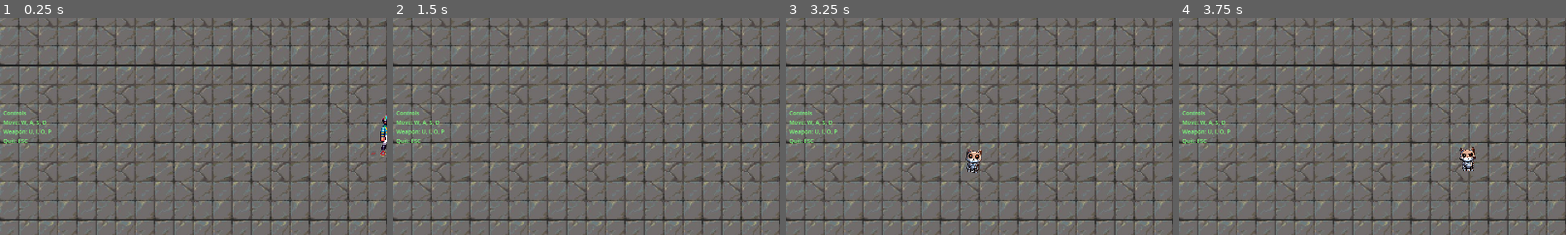
Above: before the commit, frames 1-4 (left to right).
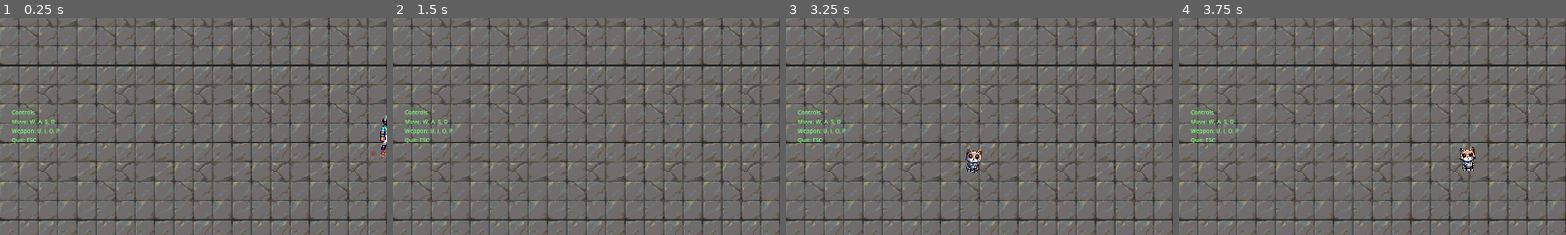
Above: after the commit, the same moments.

Repository: elVariable/gamejam
Game: Godot game, scene res://scenes/levels/main.tscn
Same seed, same stepped clock (60 frames per second), same inputs: the game is played once before the commit and once after it. The engine's default icon, where the game draws it, is replaced by a stand-in: a white triangle on a blue panel in a dark square. Sound files missing from this copy of the repository are replaced by a short silence.
Inputs:
- Up to frame 1 (0.25 s): no input
- Up to frame 2 (1.5 s): tap Enter at 0.5 s; hold D (Right) 0.53-1.28 s; tap U (Fire0) at 0.6 s; hold S (Down) from 1.28 s (still down); tap I (Fire1) at 1.35 s
- Up to frame 3 (3.25 s): release S (Down) at 2.03 s; hold D (Right) 2.03-2.78 s; tap O (Fire2) at 2.1 s; hold W (Up) from 2.78 s (still down); tap P (Fire3) at 2.85 s
- Up to frame 4 (3.75 s): release W (Up) at 3.53 s; hold A (Left) from 3.53 s (still down); tap U (Fire0) at 3.6 s
The pictures show only the part of the screen within x 0-50%, y 24-74%; the shares and areas given below are measured in that part.

The runs differ from the first frame. In frame 1, 0.6% of the frame differs, in the area x 0-16%, y 42-59%; in frame 2, 0.6%; in frame 3, 0.6%; in frame 4, 0.6%.

Commit message:
sound improvements

Diff:
--- a/scenes/levels/main.tscn
+++ b/scenes/levels/main.tscn
@@ -848,6 +848,7 @@
 [node name="AudioStreamPlayer" type="AudioStreamPlayer" parent="."]
 process_mode = 3
 stream = ExtResource("6_i3jwl")
+volume_db = -7.495
 autoplay = true
 
 [connection signal="timeout" from="ChickpeaTimer" to="ChickpeaTimer" method="_on_timeout"]
--- a/scenes/prefabs/bullets/ha_bullet.tscn
+++ b/scenes/prefabs/bullets/ha_bullet.tscn
@@ -72,3 +72,6 @@
 libraries = {
 "": SubResource("AnimationLibrary_ggwa3")
 }
+
+[node name="DefaultAudio" parent="." index="3"]
+volume_db = 24.0
--- a/scenes/prefabs/bullets/he_bullet.tscn
+++ b/scenes/prefabs/bullets/he_bullet.tscn
@@ -6,3 +6,6 @@
 [node name="Bullet" instance=ExtResource("1_hhc5h")]
 scale = Vector2(3.05286, 3.05286)
 script = ExtResource("2_ng0sj")
+
+[node name="DefaultAudio" parent="." index="3"]
+volume_db = 24.0
--- a/scenes/prefabs/bullets/hi_bullet.tscn
+++ b/scenes/prefabs/bullets/hi_bullet.tscn
@@ -79,3 +79,6 @@
 libraries = {
 "": SubResource("AnimationLibrary_63j3g")
 }
+
+[node name="DefaultAudio" parent="." index="3"]
+volume_db = 24.0
--- a/scenes/prefabs/bullets/ho_bullet.tscn
+++ b/scenes/prefabs/bullets/ho_bullet.tscn
@@ -78,3 +78,6 @@
 libraries = {
 "": SubResource("AnimationLibrary_58gpt")
 }
+
+[node name="DefaultAudio" parent="." index="3"]
+volume_db = 24.0
--- a/scenes/ui.tscn
+++ b/scenes/ui.tscn
@@ -107,10 +107,10 @@
 anchors_preset = 4
 anchor_top = 0.5
 anchor_bottom = 0.5
-offset_left = 8.0
-offset_top = -52.0
-offset_right = 144.0
-offset_bottom = 52.0
+offset_left = 29.0
+offset_top = -54.0
+offset_right = 165.0
+offset_bottom = 50.0
 grow_vertical = 2
 text = "Controls
 Move: W, A, S, D
--- a/scripts/bullets/ha_bullet.gd
+++ b/scripts/bullets/ha_bullet.gd
@@ -9,5 +9,5 @@
 ]
 
 func _init():
-    $DefaultAudio.stream = load(sounds[randi() % sounds.size()])
+    $DefaultAudio.stream = load(sounds[int(Time.get_ticks_msec() / 10000) % sounds.size()])
     pass
--- a/scripts/bullets/he_bullet.gd
+++ b/scripts/bullets/he_bullet.gd
@@ -8,5 +8,5 @@
 ]
 
 func _init():
-    $DefaultAudio.stream = load(sounds[randi() % sounds.size()])
+    $DefaultAudio.stream = load(sounds[int(Time.get_ticks_msec() / 10000) % sounds.size()])
     pass
--- a/scripts/bullets/hi_bullet.gd
+++ b/scripts/bullets/hi_bullet.gd
@@ -9,5 +9,5 @@
 ]
 
 func _init():
-    $DefaultAudio.stream = load(sounds[randi() % sounds.size()])
+    $DefaultAudio.stream = load(sounds[int(Time.get_ticks_msec() / 10000) % sounds.size()])
     pass
--- a/scripts/bullets/ho_bullet.gd
+++ b/scripts/bullets/ho_bullet.gd
@@ -9,5 +9,5 @@
 ]
 
 func _init():
-    $DefaultAudio.stream = load(sounds[randi() % sounds.size()])
+    $DefaultAudio.stream = load(sounds[int(Time.get_ticks_msec() / 10000) % sounds.size()])
     pass
